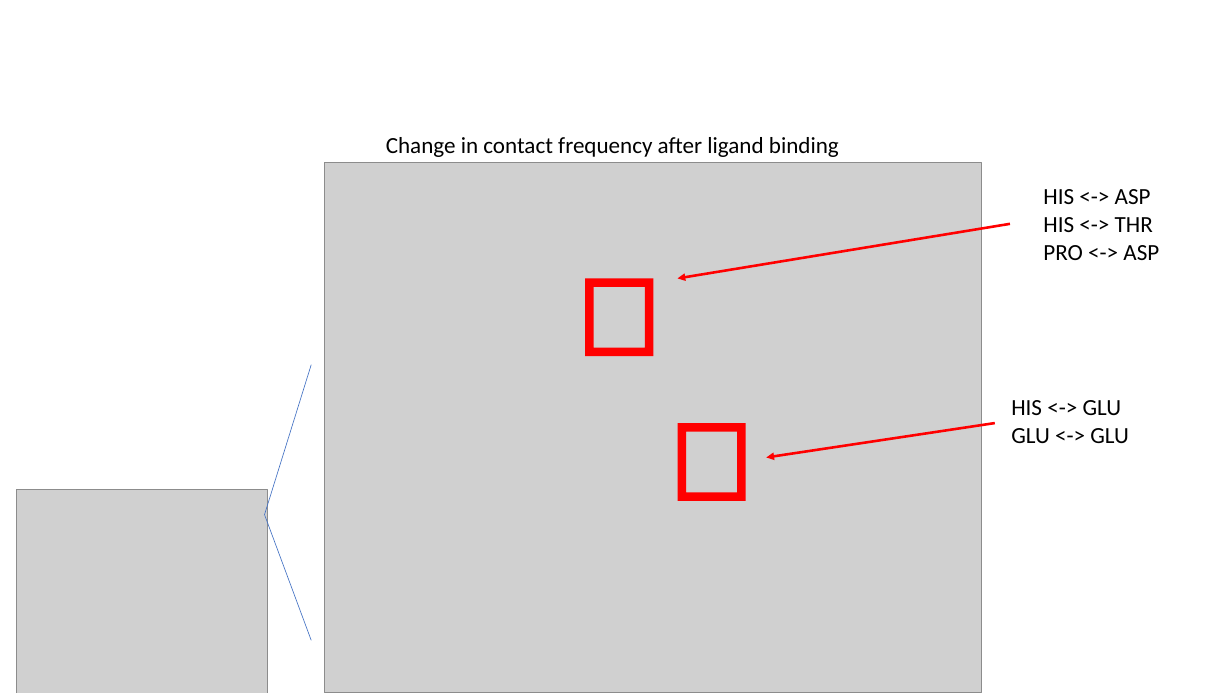
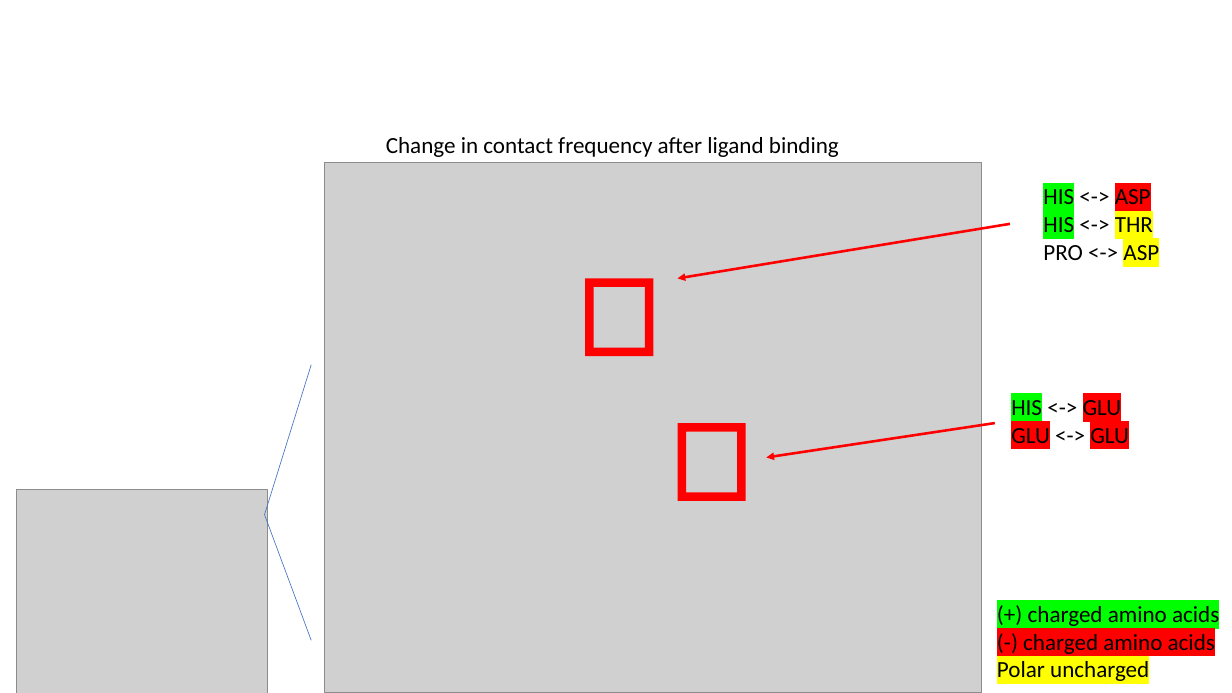
Before and after one commit to yishenglisa/bp219-MD-project, a slide deck: slide 6 of bp219-presentation-asa.pptx. Drawn at 1232x693 pixels with LibreOffice and Linux fonts; fonts in the diff are those of the drawing; grey boxes stand for pictures. Boxes give left, top, right and bottom in pixels: in the first picture for what was removed or moved away, otherwise in the second. Text is boxed around its words. In the diff, an @@ line names an element or a change of style, - is before the commit and + after.

```diff
--- a/bp219-presentation-asa.pptx
+++ b/bp219-presentation-asa.pptx
@@ text "HIS <-> ASP" at (x1=1043, y1=189, x2=1159, y2=260): highlight none to #00FF00 in "HIS", "HIS"; highlight none to #FF0000 in "ASP"; highlight none to #FFFF00 in "THR", "ASP" @@
@@ text "HIS <-> GLU" at (x1=1011, y1=395, x2=1129, y2=443): highlight none to #00FF00 in "HIS"; highlight none to #FF0000 in "GLU", "GLU GLU" @@
@@ text added at (x1=997, y1=606, x2=1219, y2=681), 18 pt, text #000000 @@
+(+) charged amino acids
+(-) charged amino acids
+Polar uncharged
```
